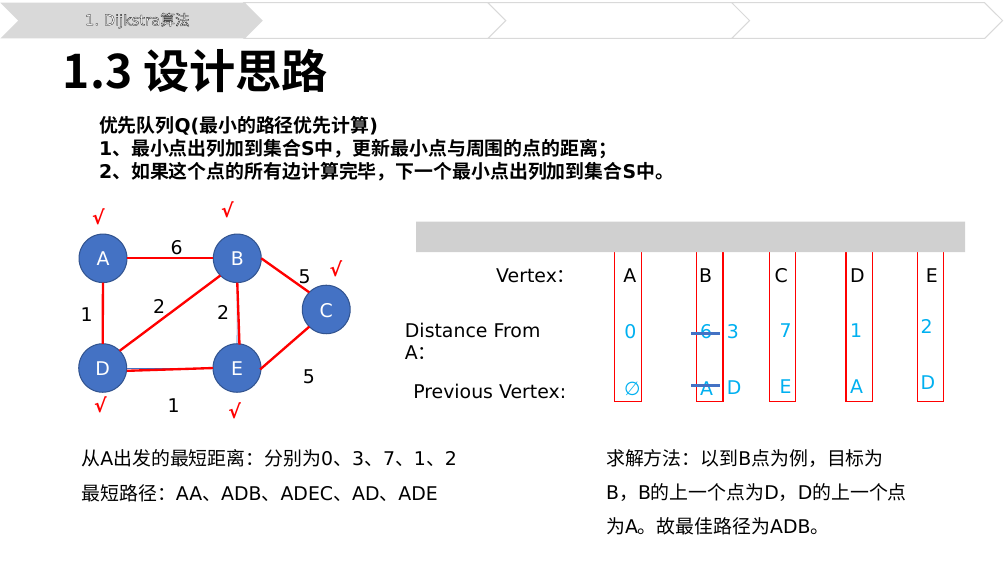
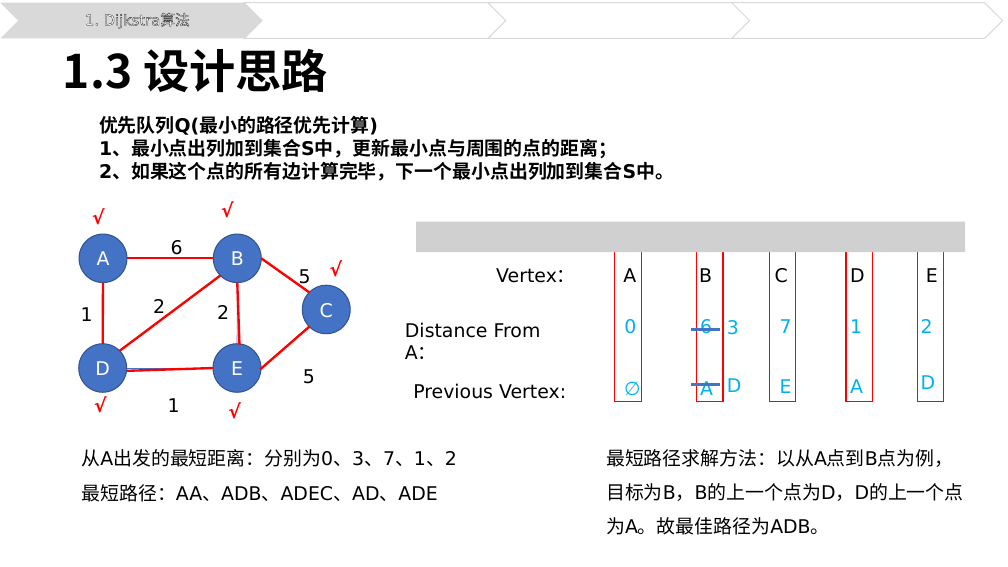
Before and after one commit to xjtuerz0/-, a slide deck: slide 7 of 高等计算机算法.pptx. Drawn at 1008x567 pixels with LibreOffice and Linux fonts; fonts in the diff are those of the drawing; grey boxes stand for pictures. Boxes give left, top, right and bottom in pixels: in the first picture for what was removed or moved away, otherwise in the second. Text is boxed around its words. In the diff, an @@ line names an element or a change of style, - is before the commit and + after.

```diff
--- a/高等计算机算法.pptx
+++ b/高等计算机算法.pptx
@@ 5 texts, 1 line moved together from (x1=624, y1=323, x2=862, y2=339) to (x1=624, y1=319, x2=862, y2=335) @@
@@ text at (x1=606, y1=449, x2=963, y2=535): text changed @@
-求解方法：以到B点为例，目标为B，B的上一个点为D，D的上一个点为A。故最佳路径为ADB。
+最短路径求解方法：以从A点到B点为例，目标为B，B的上一个点为D，D的上一个点为A。故最佳路径为ADB。
```
Also in this commit, not shown: 4 other slides changed.
